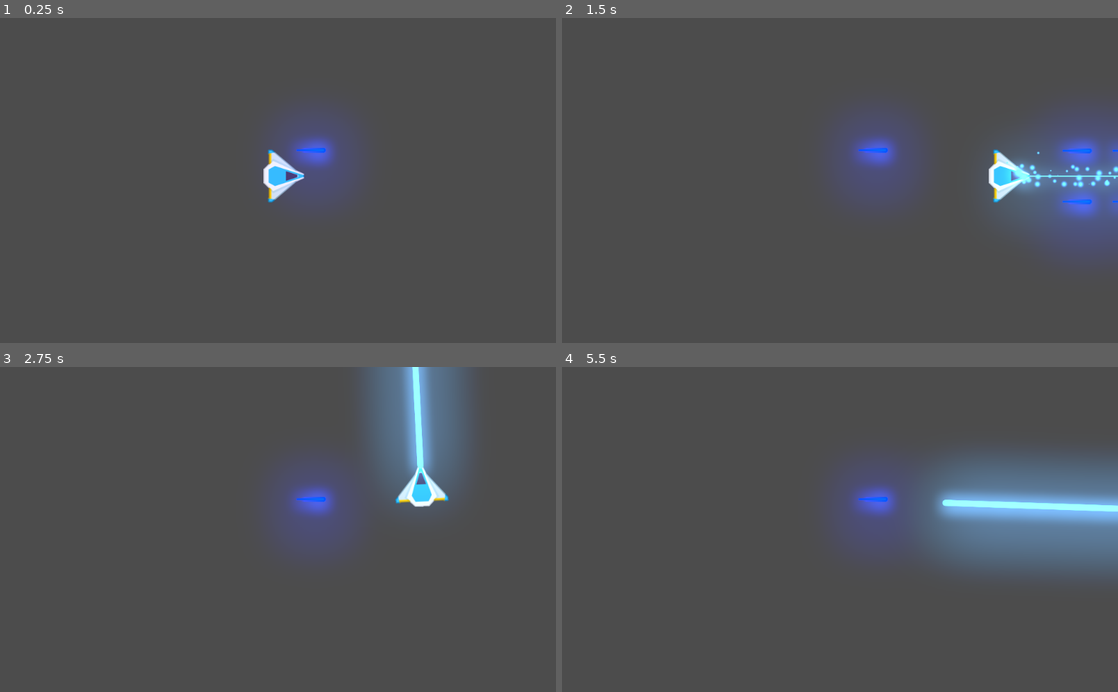
Above: before the commit, frames 1-4 (two rows, left to right).
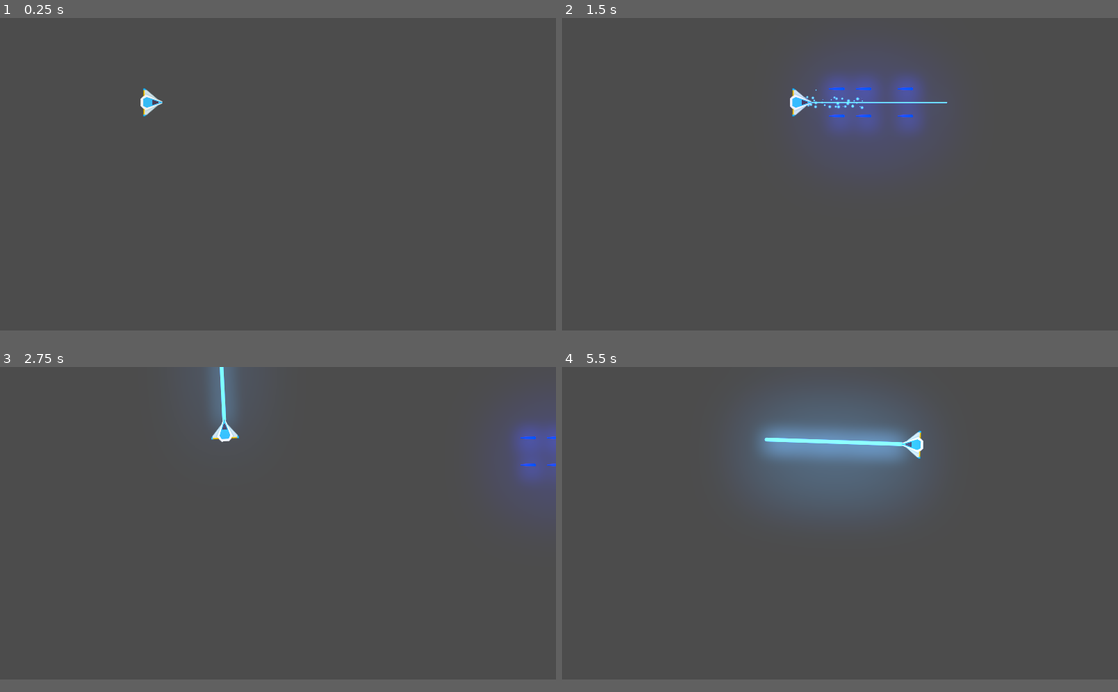
Above: after the commit, the same moments.

Repository: RamaAlves/Meteoritos_juego
Game: Godot game, scene res://Juego/Niveles/NivelTest.tscn
The game is run twice, just before and just after one commit, with the same random seed, the same clock (stepped at 60 frames per second) and the same inputs.
Inputs:
- Up to frame 1 (0.25 s): no input
- Up to frame 2 (1.5 s): tap Enter at 0.5 s; hold Up (mover_adelante) 0.53-1.28 s; hold Space (disparo_base) 0.53-1.28 s; hold S (mover_atras) from 1.28 s (still down); tap Shift (disparo_secundario) at 1.35 s
- Up to frame 3 (2.75 s): release S (mover_atras) at 2.03 s; hold Up (mover_adelante) from 2.03 s (still down); hold Left (rotar_antihorario) from 2.03 s (still down)
- Up to frame 4 (5.5 s): release Left (rotar_antihorario) at 2.78 s; tap D (rotar_horario) at 2.85 s; release Up (mover_adelante) at 3.53 s; hold Space (disparo_base) 3.53-4.28 s; hold S (mover_atras) from 3.53 s (still down); tap Shift (disparo_secundario) at 4.35 s; hold Left (rotar_antihorario) from 5.03 s (still down)
In our replay, the window is 800x468 before the commit and 800x450 after it. These sizes can differ from the game's own. Grey fills any space a smaller window leaves; there, only what the larger window draws over its background counts as a difference.

The runs differ from the first frame. In frame 1, 3.7% of the frame differs, in the area x 25-64%, y 21-57%; in frame 2, 13%; in frame 3, 14%; in frame 4, 22%, in the area x 33-100%, y 8-65%.

Commit message:
puliendo proyectiles player y enemigos

Diff:
--- a/Juego/Naves/Player/Player.tscn
+++ b/Juego/Naves/Player/Player.tscn
@@ -7,6 +7,9 @@
 [ext_resource path="res://Juego/Proyectiles/Proyectiles_player/Laser/LaserBeam2D.tscn" type="PackedScene" id=5]
 
 [node name="Player" type="RigidBody2D"]
+z_index = 50
+z_as_relative = false
+collision_mask = 22
 physics_material_override = ExtResource( 3 )
 gravity_scale = 0.0
 can_sleep = false
@@ -33,5 +36,8 @@
 
 [node name="LaserBeam2D" parent="." instance=ExtResource( 5 )]
 position = Vector2( 38, 0 )
+z_index = 41
+z_as_relative = false
+collision_mask = 6
 
 [editable path="Canion"]
--- a/Juego/Niveles/NivelTest.tscn
+++ b/Juego/Niveles/NivelTest.tscn
@@ -1,7 +1,6 @@
-[gd_scene load_steps=5 format=2]
+[gd_scene load_steps=4 format=2]
 
 [ext_resource path="res://Juego/Naves/Player/Player.tscn" type="PackedScene" id=1]
-[ext_resource path="res://Juego/Proyectiles/Proyectiles_player/Proyectil_base.tscn" type="PackedScene" id=2]
 [ext_resource path="res://Juego/Niveles/Nivel.gd" type="Script" id=3]
 [ext_resource path="res://default_env.tres" type="Environment" id=4]
 
@@ -11,8 +10,5 @@
 [node name="Player" parent="." instance=ExtResource( 1 )]
 position = Vector2( 523, 292 )
 
-[node name="Proyectil_base" parent="." instance=ExtResource( 2 )]
-position = Vector2( 545, 244 )
-
 [node name="WorldEnvironment" type="WorldEnvironment" parent="."]
 environment = ExtResource( 4 )
--- a/Juego/Proyectiles/Proyectiles_player/Canion.tscn
+++ b/Juego/Proyectiles/Proyectiles_player/Canion.tscn
@@ -1,7 +1,7 @@
 [gd_scene load_steps=4 format=2]
 
 [ext_resource path="res://Juego/Proyectiles/Proyectiles_player/Canion.gd" type="Script" id=1]
-[ext_resource path="res://Juego/Proyectiles/Proyectiles_player/Proyectil_base.tscn" type="PackedScene" id=2]
+[ext_resource path="res://Juego/Proyectiles/Proyectiles_player/ProyectilPlayer.tscn" type="PackedScene" id=2]
 [ext_resource path="res://Juego/Proyectiles/Proyectiles_player/laserBasePlayer.ogg" type="AudioStream" id=3]
 
 [node name="Canion" type="Node2D"]
--- /dev/null
+++ b/Juego/Proyectiles/Proyectiles_player/ProyectilEnemy.tscn
@@ -0,0 +1,21 @@
+[gd_scene load_steps=4 format=2]
+
+[ext_resource path="res://Juego/Proyectiles/Proyectiles_player/Proyectil_base.tscn" type="PackedScene" id=1]
+[ext_resource path="res://Juego/Proyectiles/Proyectiles_player/proyectil_enemy_base.png" type="Texture" id=2]
+
+[sub_resource type="CapsuleShape2D" id=1]
+radius = 3.99991
+height = 46.0002
+
+[node name="ProyectilEnemy" instance=ExtResource( 1 )]
+z_index = 39
+z_as_relative = false
+collision_layer = 16
+collision_mask = 5
+
+[node name="Sprite" parent="." index="0"]
+modulate = Color( 2, 0, 0, 1 )
+texture = ExtResource( 2 )
+
+[node name="CollisionShape2D" parent="." index="1"]
+shape = SubResource( 1 )
--- /dev/null
+++ b/Juego/Proyectiles/Proyectiles_player/ProyectilPlayer.tscn
@@ -0,0 +1,16 @@
+[gd_scene load_steps=3 format=2]
+
+[ext_resource path="res://Juego/Proyectiles/Proyectiles_player/Proyectil_base.tscn" type="PackedScene" id=1]
+
+[sub_resource type="CapsuleShape2D" id=1]
+radius = 6.99991
+height = 46.0001
+
+[node name="ProyectilPlayer" instance=ExtResource( 1 )]
+z_index = 40
+z_as_relative = false
+collision_layer = 8
+collision_mask = 6
+
+[node name="CollisionShape2D" parent="." index="1"]
+shape = SubResource( 1 )
--- a/Juego/Proyectiles/Proyectiles_player/Proyectil_base.tscn
+++ b/Juego/Proyectiles/Proyectiles_player/Proyectil_base.tscn
@@ -1,13 +1,11 @@
-[gd_scene load_steps=4 format=2]
+[gd_scene load_steps=3 format=2]
 
 [ext_resource path="res://Juego/Proyectiles/Proyectiles_player/proyectil_player_base.png" type="Texture" id=1]
 [ext_resource path="res://Juego/Proyectiles/Proyectiles_player/Proyectil_base.gd" type="Script" id=2]
 
-[sub_resource type="CapsuleShape2D" id=1]
-radius = 8.0
-height = 46.0
-
 [node name="Proyectil_base" type="Area2D"]
+collision_layer = 0
+collision_mask = 0
 script = ExtResource( 2 )
 
 [node name="Sprite" type="Sprite" parent="."]
@@ -19,7 +17,6 @@
 [node name="CollisionShape2D" type="CollisionShape2D" parent="."]
 position = Vector2( 28, 0 )
 rotation = 1.5708
-shape = SubResource( 1 )
 
 [node name="VisibilityNotifier2D" type="VisibilityNotifier2D" parent="."]
 position = Vector2( 28, 0 )
--- a/project.godot
+++ b/project.godot
@@ -44,13 +44,24 @@
 
 [application]
 
-config/name="Meteoritos_Juego"
+config/name="Meteoritos"
 run/main_scene="res://Juego/Niveles/NivelTest.tscn"
-config/icon="res://icon.png"
+config/icon="res://icono_juego.png"
 
 [autoload]
 
 Eventos="*res://Autoloads/Eventos.gd"
+
+[display]
+
+window/size/width=1920
+window/size/height=1080
+window/size/resizable=false
+window/size/always_on_top=true
+window/size/test_width=1280
+window/size/test_height=720
+window/stretch/mode="2d"
+window/stretch/aspect="keep"
 
 [gui]
 
@@ -95,6 +106,14 @@
  ]
 }
 
+[layer_names]
+
+2d_physics/layer_1="player"
+2d_physics/layer_2="enemy"
+2d_physics/layer_3="meteorite"
+2d_physics/layer_4="missile_player"
+2d_physics/layer_5="missile_enemy"
+
 [physics]
 
 common/enable_pause_aware_picking=true
Binary file added: Juego/Proyectiles/Proyectiles_player/proyectil_enemy_base.png
Not shown, added: Juego/Proyectiles/Proyectiles_player/proyectil_enemy_base.png.import
Binary file added: icono_juego.png
Not shown, added: icono_juego.png.import
